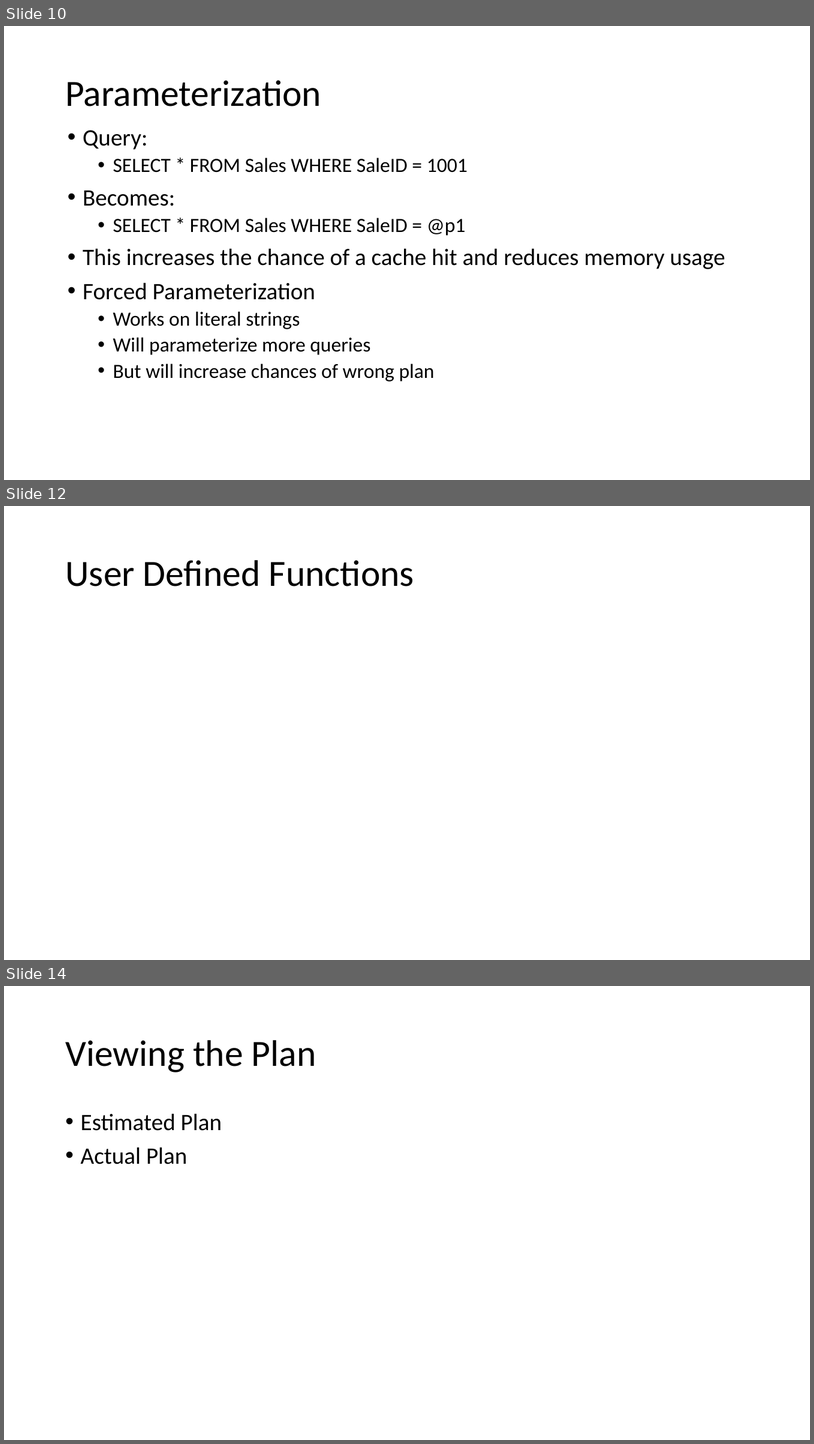
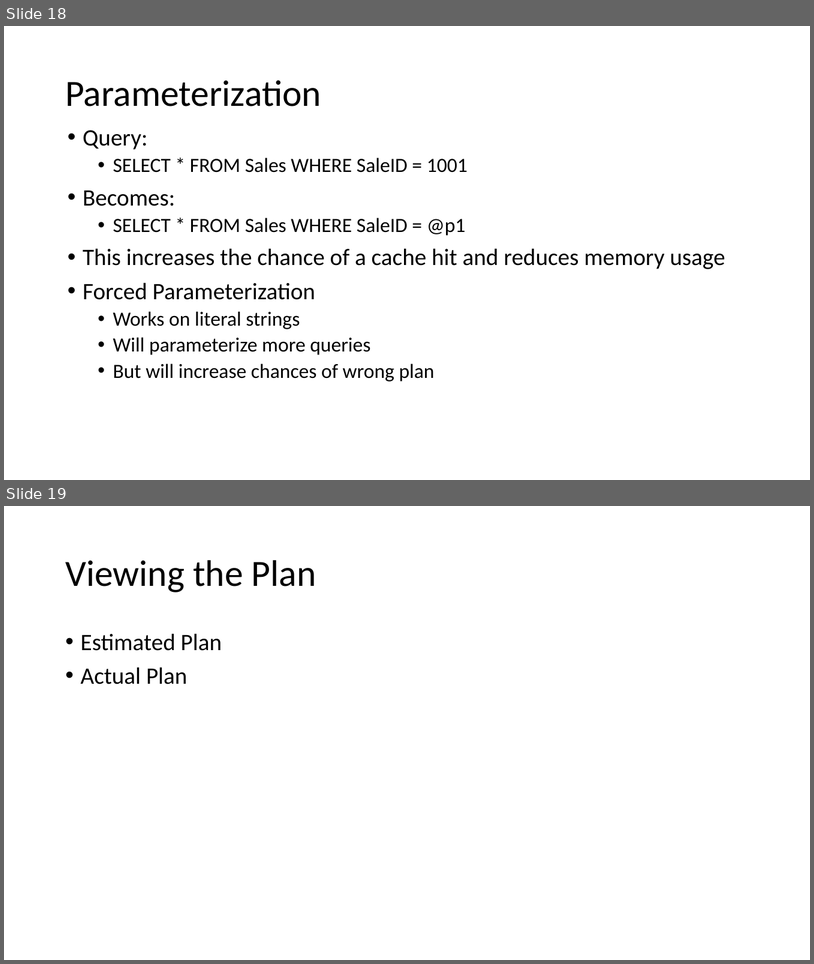
Before and after one commit to sabinio/SQLTraining, a slide deck: Slides/2. Query Execution.pptx. Shown one above the other, each under a label of ours: slides 10, 12 and 14 before the commit, slides 18 and 19 after it; the slides between them are not shown. The pictures are 814x1444 and 814x964 pixels, drawn with LibreOffice and Linux fonts; fonts in the diff are those of the drawing. Boxes give left, top, right and bottom in pixels: in the first picture for what was removed or moved away, otherwise in the second. Text is boxed around its words. In the diff, an @@ line names an element or a change of style, - is before the commit and + after.

```diff
--- a/Slides/2. Query Execution.pptx
+++ b/Slides/2. Query Execution.pptx
@@ slide 12 removed at box(4, 506, 810, 960), background #FFFFFF @@
@@ title removed at box(65, 560, 414, 586) @@
-User Defined Functions
@@ what was slide 10 is now slide 18 @@
@@ what was slide 14 is now slide 19 @@
```
Also in this commit, not shown: 1 slide changed, 6 slides added, 2 other slides removed.
